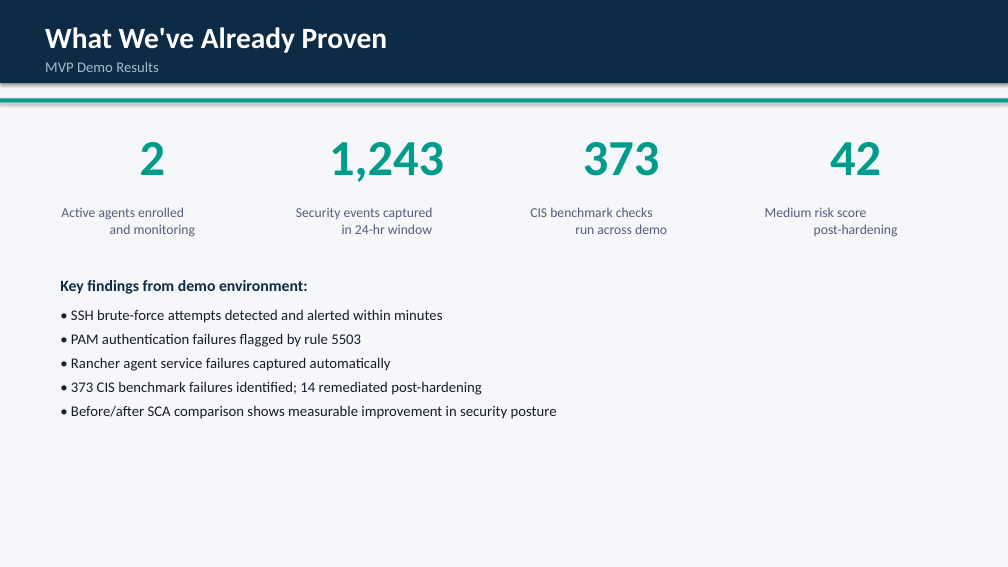
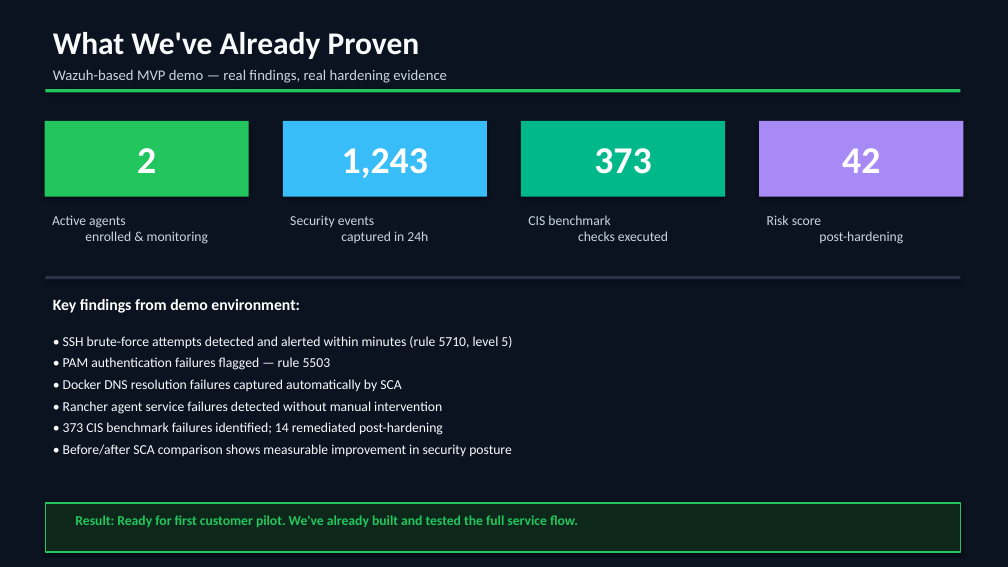
Before and after one commit to joseph118789-max/sentinel-ops, a slide deck: slide 6 of sales/Sentinel_Ops_Sales_Deck.pptx. Drawn at 1008x567 pixels with LibreOffice and Linux fonts; fonts in the diff are those of the drawing. Boxes give left, top, right and bottom in pixels: in the first picture for what was removed or moved away, otherwise in the second. Text is boxed around its words. In the diff, an @@ line names an element or a change of style, - is before the commit and + after.

Commit message:
feat: professional dark-theme 9-slide sales deck v2

```diff
--- a/sales/Sentinel_Ops_Sales_Deck.pptx
+++ b/sales/Sentinel_Ops_Sales_Deck.pptx
@@ background #F5F7FA to #0B1220 @@
@@ rectangle removed at [0, 0, 1008, 83] @@
@@ text "What We've Already Proven": place and size @@
-text "What We've Already Proven" at [45, 27, 388, 53]
+text "What We've Already Proven" at [53, 32, 420, 59]
@@ text "What We've Already Proven" at [53, 32, 420, 59]: size 28 to 30 pt, text colour #FFFFFF to #F8FAFC @@
@@ rectangle: place and size @@
-rectangle at [0, 98, 1008, 103]
+rectangle at [45, 89, 960, 92]
@@ rectangle at [45, 89, 960, 92]: fill #009B8A to #22C55E @@
@@ text at [53, 69, 447, 83]: text changed; text colour #A0C0D0 to #CBD5E1 @@
-MVP Demo Results
+Wazuh-based MVP demo — real findings, real hardening evidence
@@ rectangle "2": place and size @@
-rectangle "2" at [140, 142, 166, 175]
+rectangle "2" at [45, 121, 249, 197]
@@ rectangle "2" at [45, 121, 249, 197]: size 48 to 36 pt, text colour #009B8A to #FFFFFF; vertical alignment top to middle; fill none to #22C55E; shadow on @@
@@ rectangle "1,243": place and size @@
-rectangle "1,243" at [329, 142, 444, 182]
+rectangle "1,243" at [283, 121, 487, 197]
@@ rectangle "1,243" at [283, 121, 487, 197]: size 48 to 36 pt, text colour #009B8A to #FFFFFF; vertical alignment top to middle; fill none to #38BDF8; shadow on @@
@@ rectangle "373": place and size @@
-rectangle "373" at [583, 142, 660, 176]
+rectangle "373" at [521, 121, 725, 197]
@@ rectangle "373" at [521, 121, 725, 197]: size 48 to 36 pt, text colour #009B8A to #FFFFFF; vertical alignment top to middle; fill none to #00B88A; shadow on @@
@@ rectangle "42": place and size @@
-rectangle "42" at [830, 142, 881, 175]
+rectangle "42" at [759, 121, 963, 197]
@@ rectangle "42" at [759, 121, 963, 197]: size 48 to 36 pt, text colour #009B8A to #FFFFFF; vertical alignment top to middle; fill none to #A78AF5; shadow on @@
@@ text at [52, 215, 208, 244]: text changed; text colour #5A5A7A to #CBD5E1 @@
-Active agents enrolled
-and monitoring
+Active agents
+enrolled & monitoring
@@ text at [290, 215, 428, 243]: text changed; text colour #5A5A7A to #CBD5E1 @@
-Security events captured
-in 24-hr window
+Security events
+captured in 24h
@@ text at [528, 215, 668, 241]: text changed; text colour #5A5A7A to #CBD5E1 @@
-CIS benchmark checks
-run across demo
+CIS benchmark
+checks executed
@@ text at [767, 215, 903, 244]: text changed; text colour #5A5A7A to #CBD5E1 @@
-Medium risk score
-post-hardening
+Risk score
+post-hardening
@@ text "Key findings from demo environment:": place and size @@
-text "Key findings from demo environment:" at [60, 280, 308, 294]
+text "Key findings from demo environment:" at [53, 299, 300, 313]
@@ text "Key findings from demo environment:" at [53, 299, 300, 313]: text colour #0D2B45 to #FFFFFF @@
@@ rectangle added at [45, 276, 960, 279], fill #2A354A @@
@@ text "• SSH brute-force attempts detected ...": place and size @@
-text "• SSH brute-force attempts detected ..." at [71, 309, 557, 419]
+text "• SSH brute-force attempts detected ..." at [63, 336, 512, 456]
@@ text at [63, 336, 512, 414]: text changed; size 14 to 13 pt; text colour #1A1A2E to #F8FAFC @@
-• SSH brute-force attempts detected and alerted within minutes
-• PAM authentication failures flagged by rule 5503
-• Rancher agent service failures captured automatically
+• SSH brute-force attempts detected and alerted within minutes (rule 5710, level 5)
+• PAM authentication failures flagged — rule 5503
+• Docker DNS resolution failures captured automatically by SCA
+• Rancher agent service failures detected without manual intervention
@@ text at [63, 422, 512, 456]: size 14 to 13 pt, text colour #1A1A2E to #F8FAFC in "• 373 CIS benchmark failures identified; 14 ...", "• Before/after SCA comparison shows measurable improvement ..."; less space between paragraphs @@
@@ rectangle added at [45, 503, 960, 552], fill #0D281A, outline #22C55E 1.5 pt @@
@@ text added at [75, 515, 578, 527], 13 pt, text #22C55E, bold @@
+Result: Ready for first customer pilot. We've already built and tested the full service flow.
```
Also in this commit, not shown: 7 other slides changed, 1 slide added, 1 slide removed.
